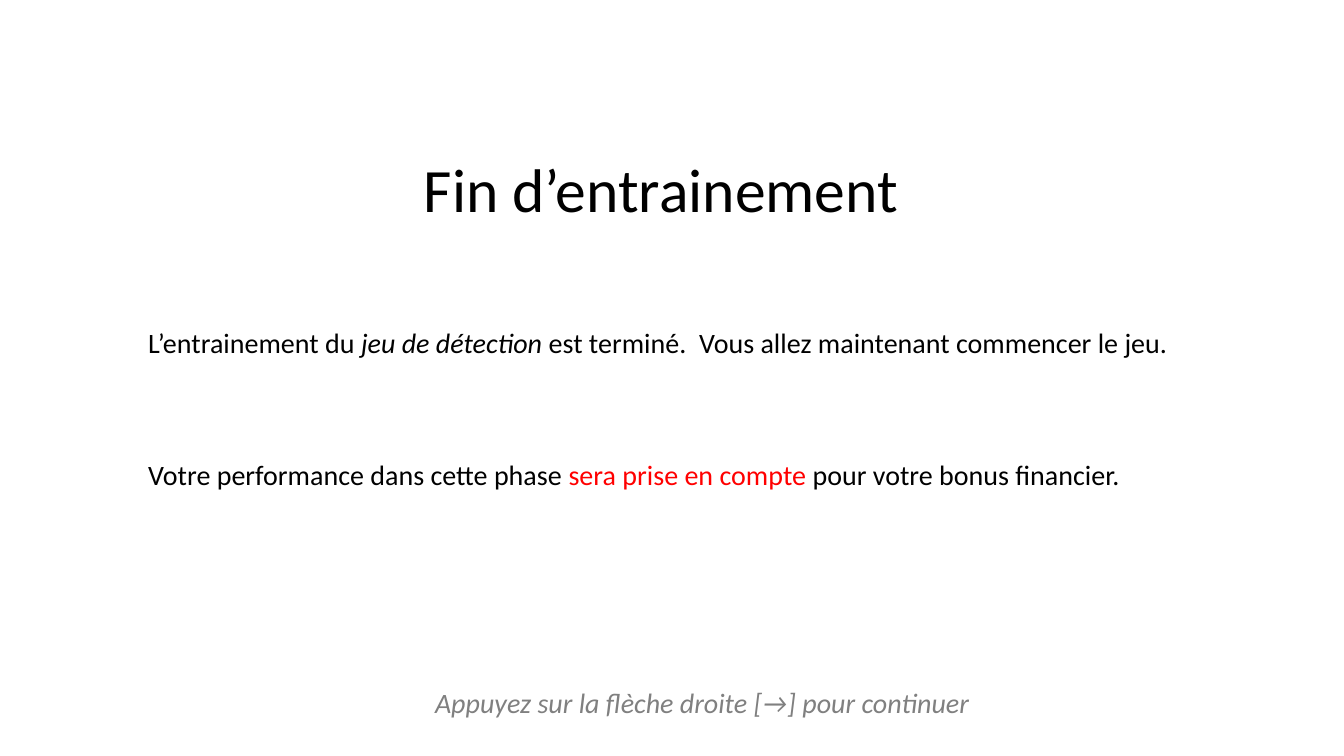
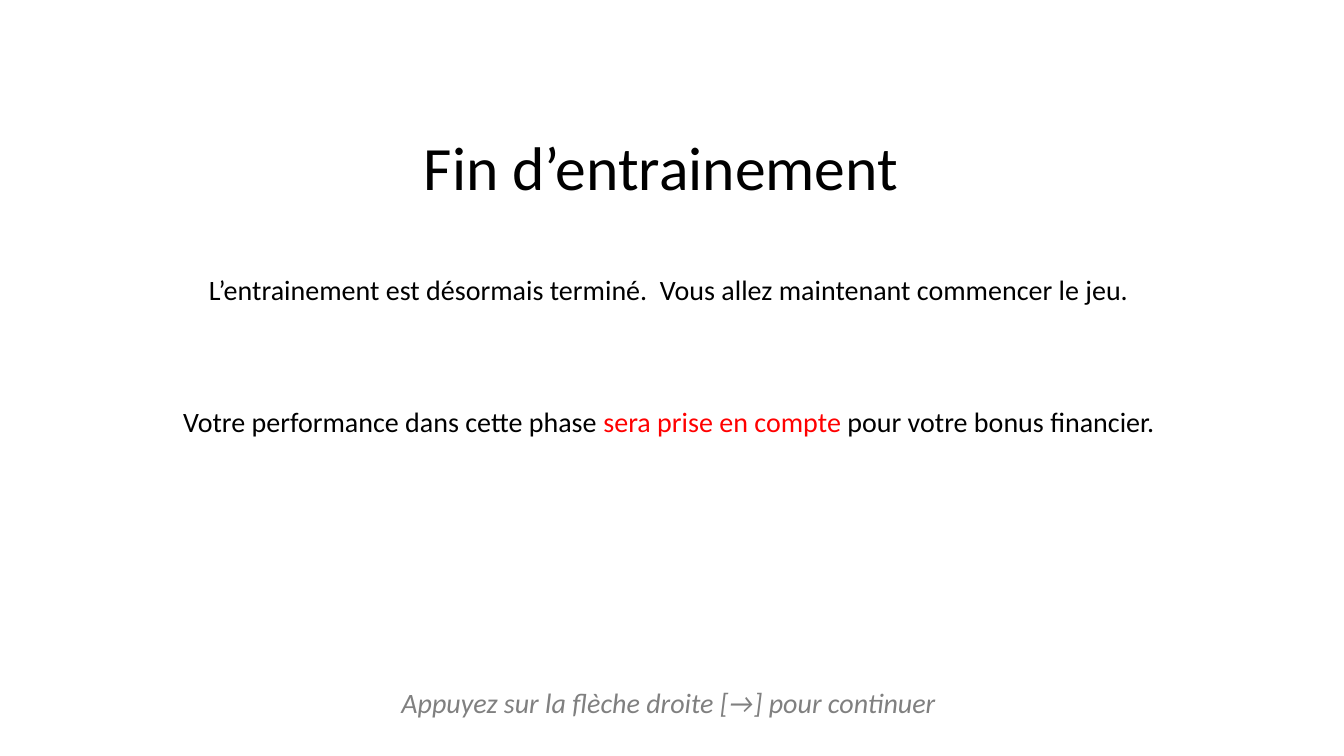
Before and after one commit to MBB-team/Online_Testing, a slide deck: slide 10 of DPD_task/stimuli/instructions/instructionsDPD.pptx. Drawn at 1344x756 pixels with LibreOffice and Linux fonts; fonts in the diff are those of the drawing. Boxes give left, top, right and bottom in pixels: in the first picture for what was removed or moved away, otherwise in the second. Text is boxed around its words. In the diff, an @@ line names an element or a change of style, - is before the commit and + after.

```diff
--- a/DPD_task/stimuli/instructions/instructionsDPD.pptx
+++ b/DPD_task/stimuli/instructions/instructionsDPD.pptx
@@ title "Fin d’entrainement": place and size @@
-title "Fin d’entrainement" at (424,169,898,213)
+title "Fin d’entrainement" at (424,147,898,191)
@@ text "L’entrainement est désormais terminé. Vous ...": place and size @@
-text "L’entrainement est désormais terminé. Vous ..." at (148,333,1167,490)
+text "L’entrainement est désormais terminé. Vous ..." at (183,280,1154,437)
@@ text at (209,280,1127,305): text changed @@
-L’entrainement du jeu de détection est terminé. Vous allez maintenant commencer le jeu.
+L’entrainement est désormais terminé. Vous allez maintenant commencer le jeu.
@@ text at (183,412,1154,437): alignment left to centre @@
@@ text "Appuyez sur la flèche droite ...": place and size @@
-text "Appuyez sur la flèche droite ..." at (435,693,969,718)
+text "Appuyez sur la flèche droite ..." at (401,693,935,718)
```
Also in this commit, not shown: 2 other files.
